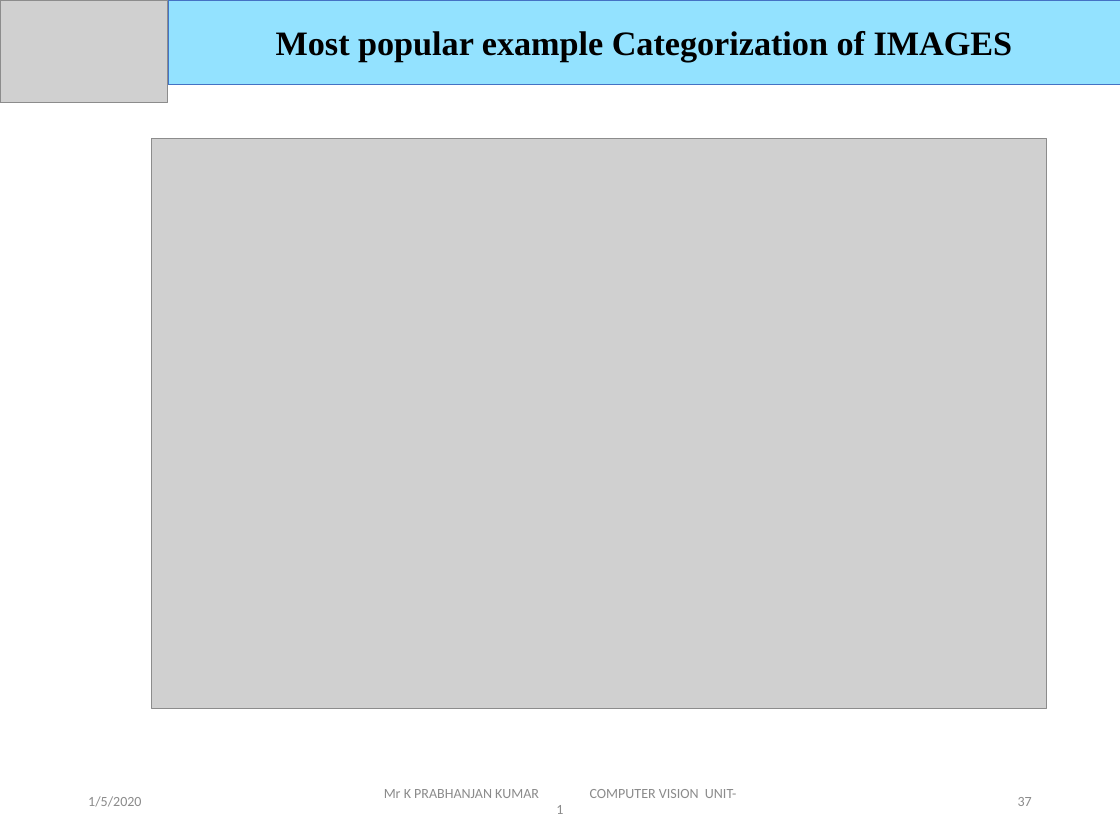
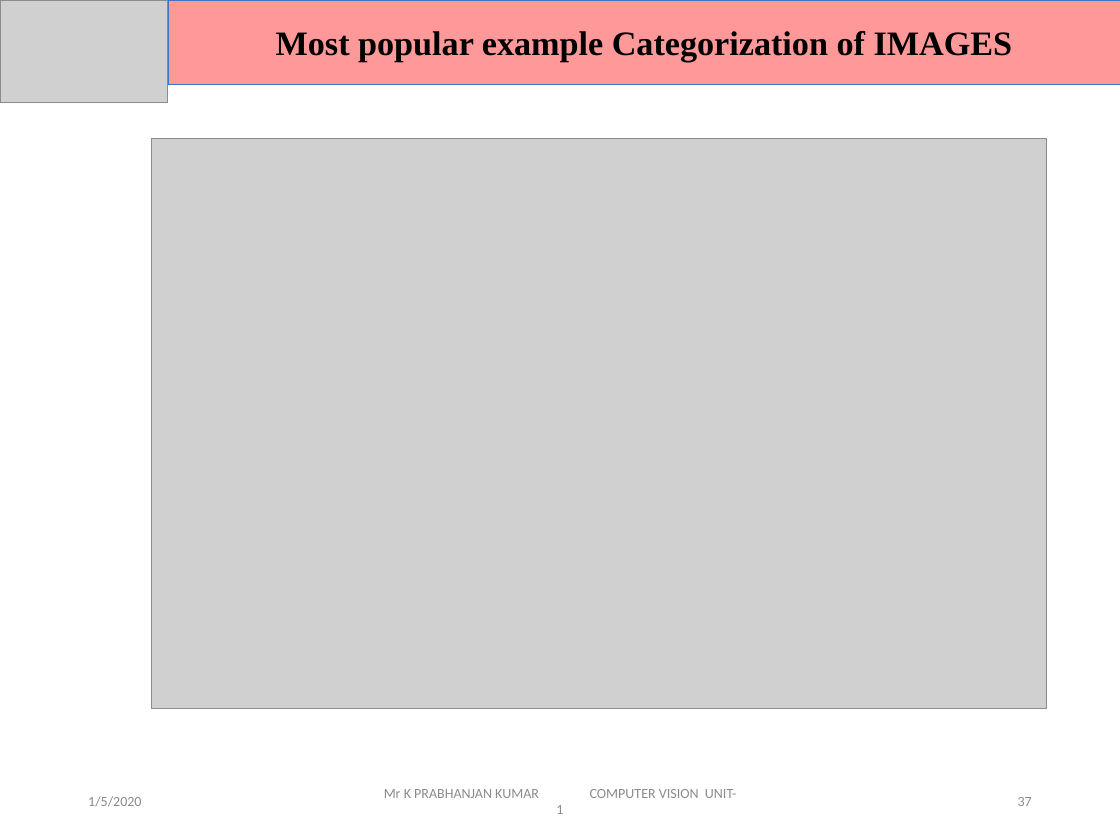
Before and after one commit to DevGoyalG/NIET-Study-Material, a slide deck: slide 37 of CSE (Artificial Intelligence and Machine Learning)/Fourth Year/Seventh Semester/PPTs/Computer Vision/CV - Unit 1.pptx. Drawn at 1120x840 pixels with LibreOffice and Linux fonts; fonts in the diff are those of the drawing; grey boxes stand for pictures. Boxes give left, top, right and bottom in pixels: in the first picture for what was removed or moved away, otherwise in the second. Text is boxed around its words. In the diff, an @@ line names an element or a change of style, - is before the commit and + after.

```diff
--- a/CSE (Artificial Intelligence and Machine Learning)/Fourth Year/Seventh Semester/PPTs/Computer Vision/CV - Unit 1.pptx
+++ b/CSE (Artificial Intelligence and Machine Learning)/Fourth Year/Seventh Semester/PPTs/Computer Vision/CV - Unit 1.pptx
@@ rectangle "Most popular example Categorization of ..." at [168,0,1120,84]: fill #93E2FF to #FF9999 @@
```
Also in this commit, not shown: 9 other slides changed, 12 other files.
